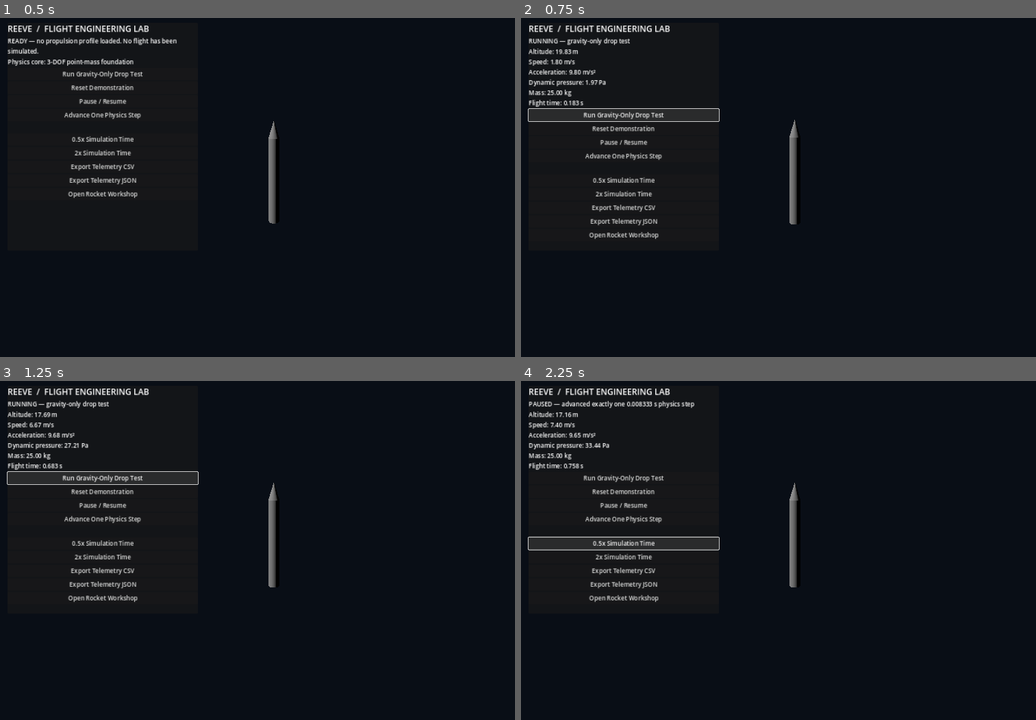
Above: before the commit, frames 1-4 (two rows, left to right).
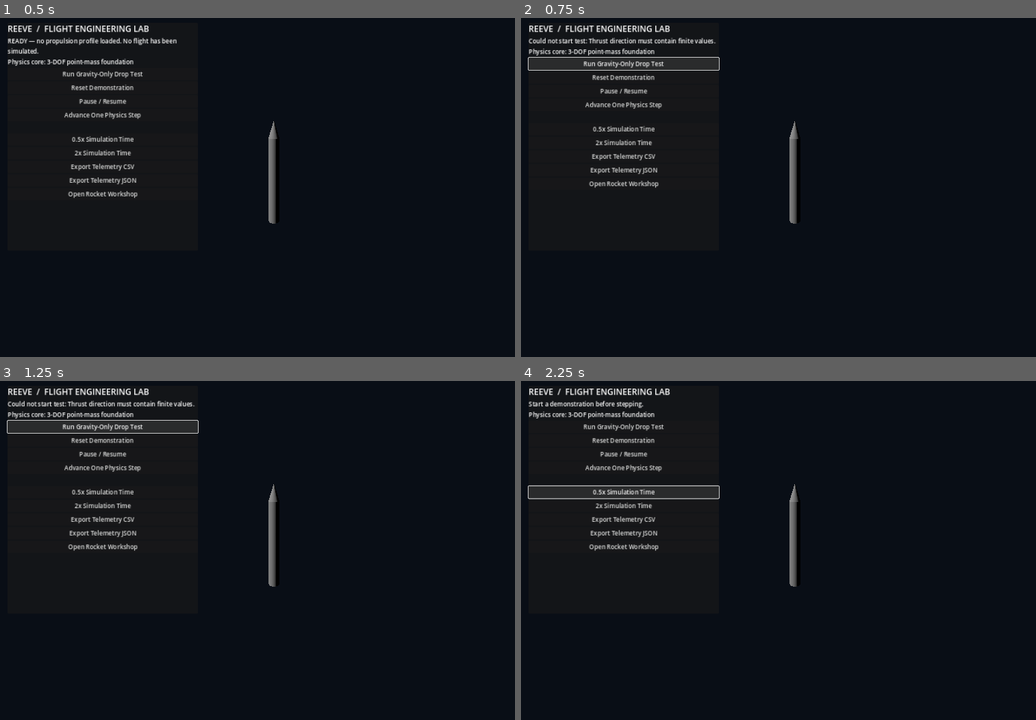
Above: after the commit, the same moments.

Repository: Inflare12/Reeve
Game: Godot game, scene res://scenes/main/main.tscn
Two runs of this game, one before a commit and one after it. Both use one fixed random seed, a clock stepped at 60 frames per second and the inputs below.
Inputs:
- Up to frame 1 (0.5 s): no input
- Up to frame 2 (0.75 s): click "Run Gravity-Only Drop Test" at 0.5 s
- Up to frame 3 (1.25 s): no input
- Up to frame 4 (2.25 s): click "Advance One Physics Step" at 1.25 s; click "0.5x Simulation Time" at 2 s

Frame 1 is identical in both runs. In frame 2, 3.7% of the frame differs, in the area x 1-54%, y 5-66%; in frame 3, 3.7%; in frame 4, 3.9%.

Commit message:
Validate inertia tensor and body-frame force inputs

Diff:
--- a/scripts/physics/simulation_controller.gd
+++ b/scripts/physics/simulation_controller.gd
@@ -144,6 +144,18 @@
 	var direction: Vector3 = supplied_model.get("thrust_direction", Vector3.UP)
 	if not direction.is_finite():
 		return "Thrust direction must contain finite values."
+	var body_direction: Vector3 = supplied_model.get("thrust_direction_body", Vector3.UP)
+	if not body_direction.is_finite():
+		return "Body-frame thrust direction must contain finite values."
+	var inertia: Vector3 = supplied_model.get("inertia_diagonal_kg_m2", Vector3.ZERO)
+	var moment: Vector3 = supplied_model.get("body_moment_nm", Vector3.ZERO)
+	if not inertia.is_finite() or not moment.is_finite():
+		return "Inertia and applied body moment must contain finite values."
+	if moment.length_squared() > 0.0 or inertia.length_squared() > 0.0 or initial_state.angular_velocity_rad_s.length_squared() > 0.0:
+		if inertia.x <= 0.0 or inertia.y <= 0.0 or inertia.z <= 0.0:
+			return "Positive diagonal inertia values are required for rotational dynamics."
+	if supplied_model.has("ground_altitude_m"):
+		return "Thrust direction must contain finite values."
 	if supplied_model.has("ground_altitude_m"):
 		var ground_altitude: float = float(supplied_model.ground_altitude_m)
 		if not is_finite(ground_altitude):
